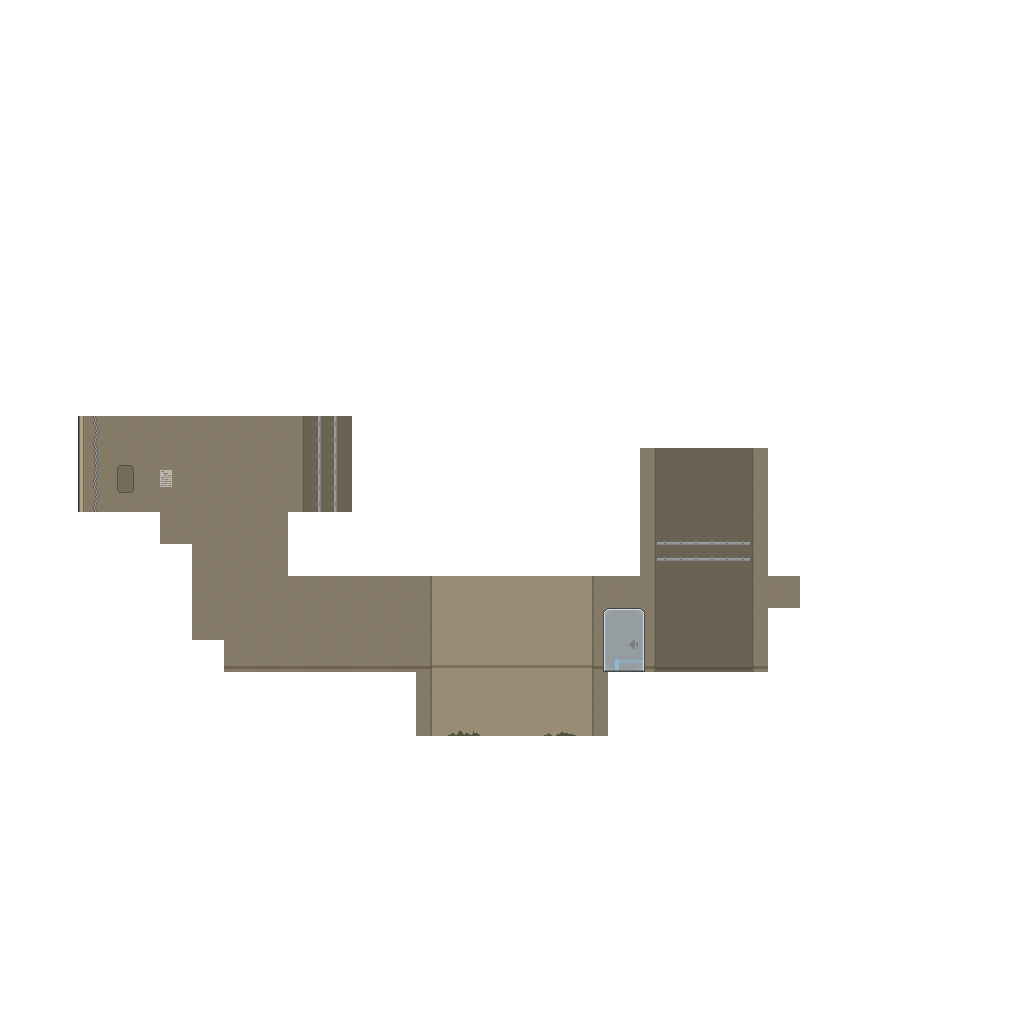
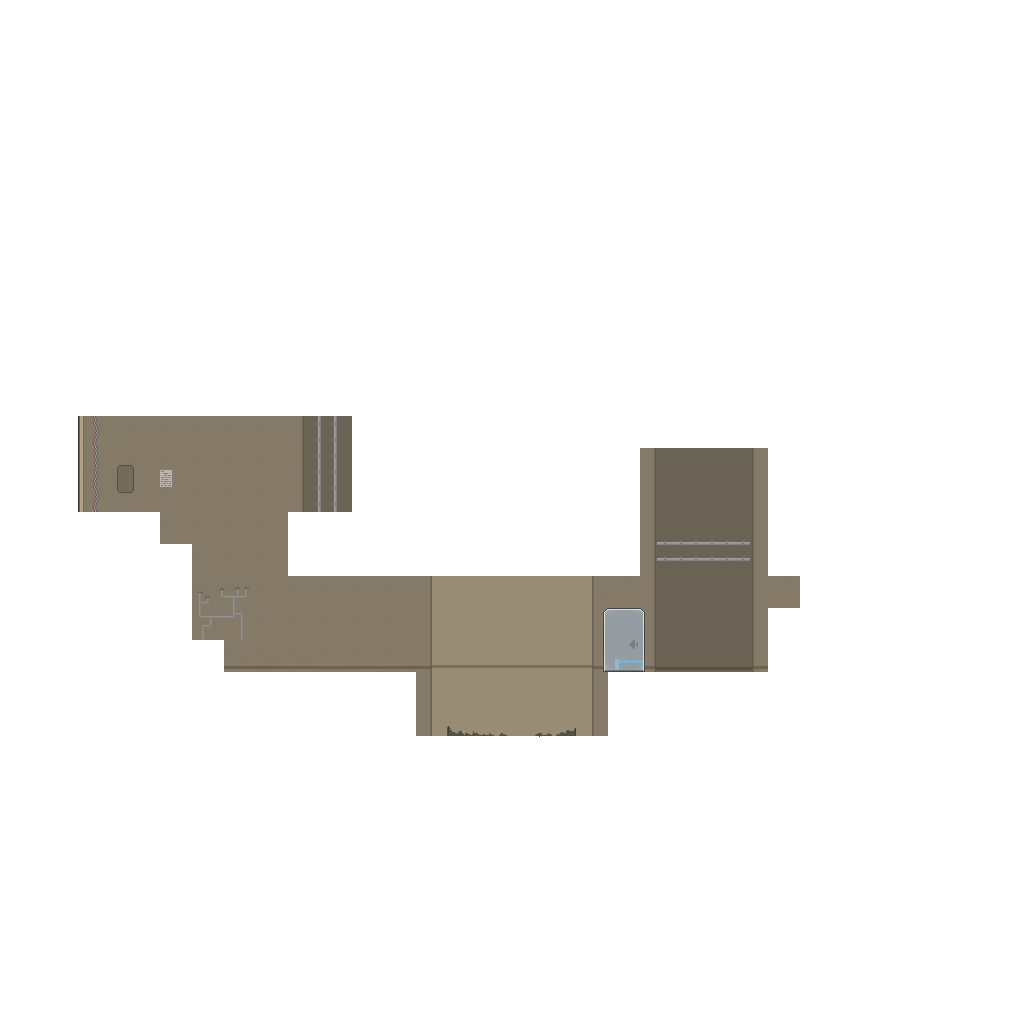
Before/after of a w=1024, h=1024 layered artwork. What changed in the layer stack:
added layer "Layer 3" above "Layer 2" over [198, 587, 576, 737]
